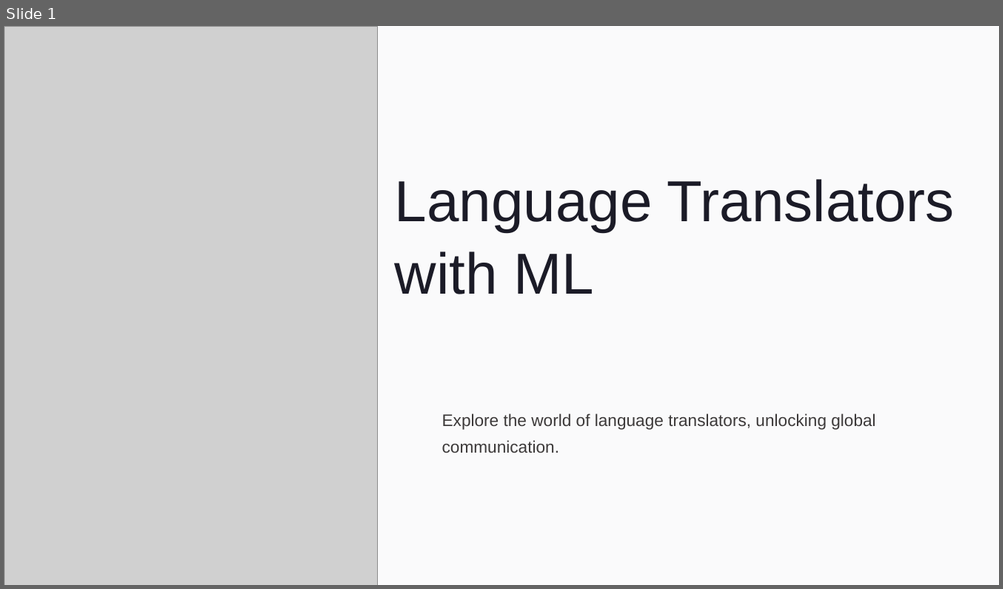
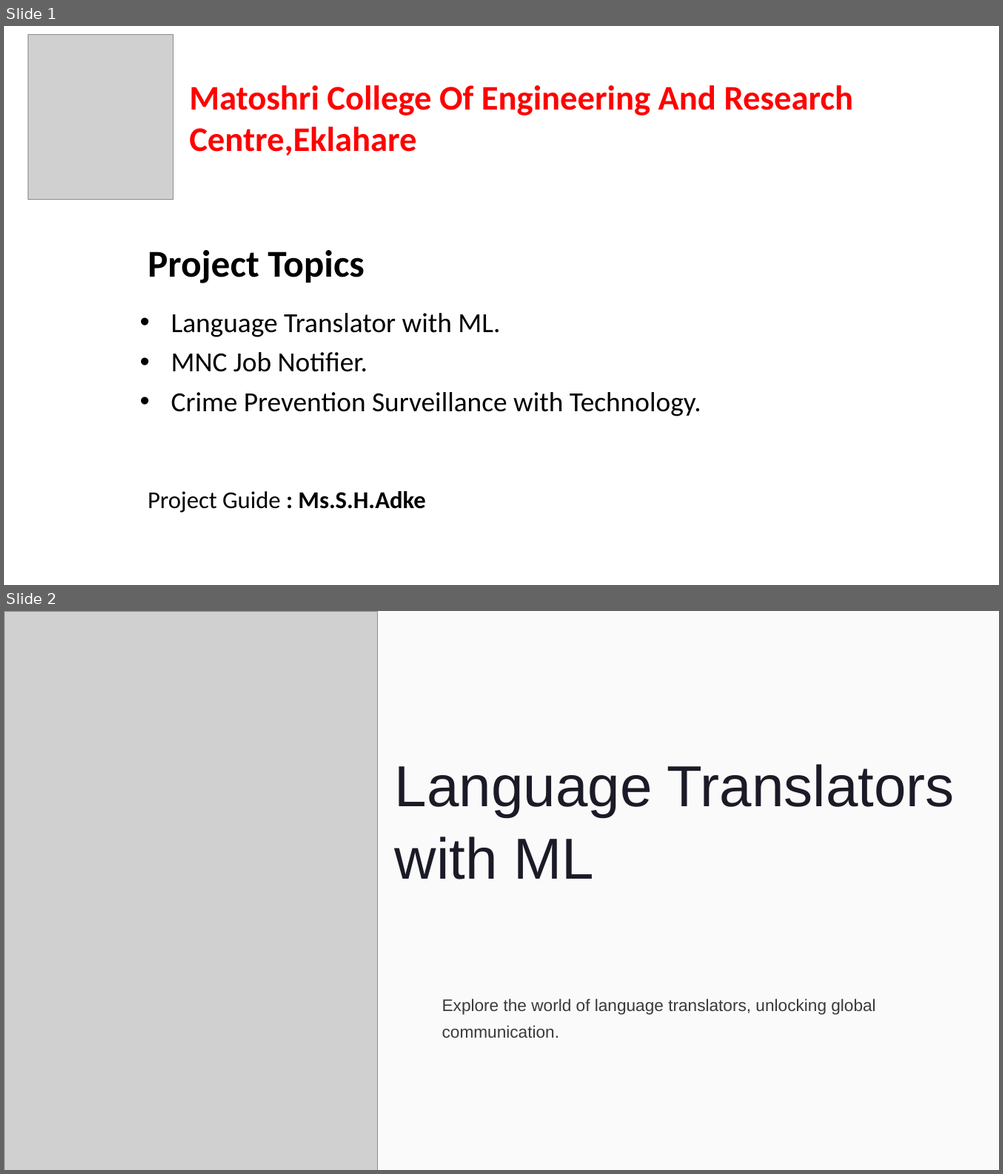
Before and after one commit to Hyper-RP/java-with-dsa, a slide deck: resume/Introduction-to-Language-Translators (1).pptx. Shown one above the other, each under a label of ours: slide 1 before the commit, slides 1 and 2 after it. The pictures are 1003x589 and 1003x1174 pixels, drawn with LibreOffice and Linux fonts; fonts in the diff are those of the drawing; grey boxes stand for pictures. Boxes give left, top, right and bottom in pixels: in the first picture for what was removed or moved away, otherwise in the second. Text is boxed around its words. In the diff, an @@ line names an element or a change of style, - is before the commit and + after.

```diff
--- a/resume/Introduction-to-Language-Translators (1).pptx
+++ b/resume/Introduction-to-Language-Translators (1).pptx
@@ slide 1 added at <box>4,26,999,585</box>, background #FFFFFF @@
@@ picture added at <box>28,34,173,199</box> @@
@@ text added at <box>189,85,854,156</box>, 40 pt, text #FF0000, bold @@
+Matoshri College Of Engineering And Research Centre,Eklahare
@@ text added at <box>148,250,364,284</box>, 44 pt, text #000000, bold @@
+Project Topics
@@ text added at <box>171,313,500,338</box>, 32 pt, text #000000 @@
+• Language Translator with ML.
@@ text added at <box>171,352,368,372</box>, 32 pt, text #000000 @@
+• MNC Job Notifier.
@@ text added at <box>171,392,701,417</box>, 32 pt, text #000000 @@
+• Crime Prevention Surveillance with Technology.
@@ text added at <box>148,491,425,513</box>, 28 pt, text #000000 @@
+Project Guide : Ms.S.H.Adke
@@ what was slide 1 is now slide 2 @@
```
Also in this commit, not shown: 22 other files.
